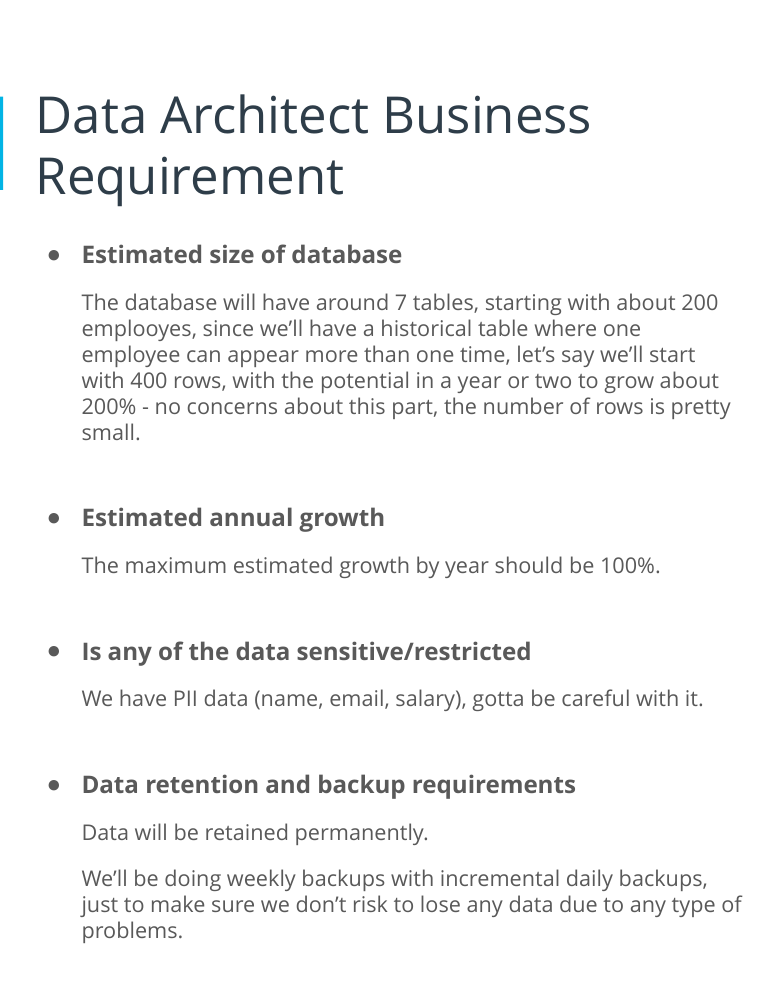
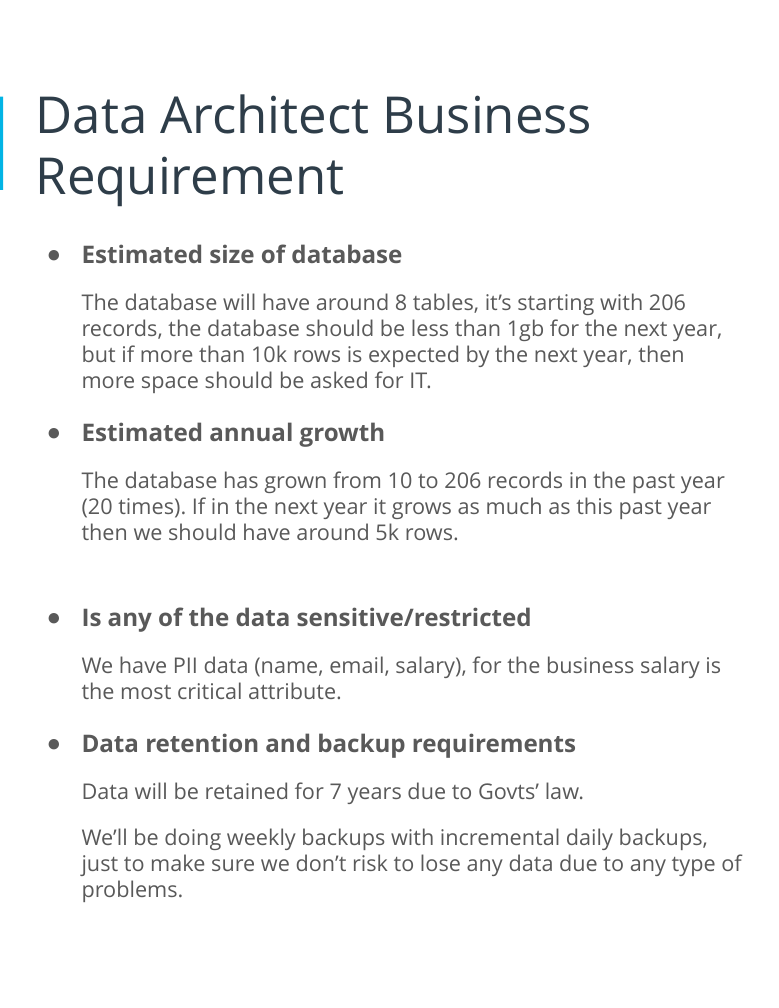
Before and after one commit to mattssll/udacity_data_architect, a slide deck: slide 6 of 1.Design_HR_DB_Pgresql/Mateus_Presentation_HRSystem.pptx. Drawn at 779x1008 pixels with LibreOffice and Linux fonts; fonts in the diff are those of the drawing. Boxes give left, top, right and bottom in pixels: in the first picture for what was removed or moved away, otherwise in the second. Text is boxed around its words. In the diff, an @@ line names an element or a change of style, - is before the commit and + after.

```diff
--- a/1.Design_HR_DB_Pgresql/Mateus_Presentation_HRSystem.pptx
+++ b/1.Design_HR_DB_Pgresql/Mateus_Presentation_HRSystem.pptx
@@ text at [82,293,722,393]: text changed @@
-The database will have around 7 tables, starting with about 200 emplooyes, since we’ll have a historical table where one employee can appear more than one time, let’s say we’ll start with 400 rows, with the potential in a year or two to grow about 200% - no concerns about this part, the number of rows is pretty small.
+The database will have around 8 tables, it’s starting with 206 records, the database should be less than 1gb for the next year, but if more than 10k rows is expected by the next year, then more space should be asked for IT.
@@ text at [82,471,725,540]: text changed @@
-The maximum estimated growth by year should be 100%.
+The database has grown from 10 to 206 records in the past year (20 times). If in the next year it grows as much as this past year then we should have around 5k rows.
@@ text at [82,656,721,699]: text changed @@
-We have PII data (name, email, salary), gotta be careful with it.
+We have PII data (name, email, salary), for the business salary is the most critical attribute.
@@ text at [82,782,584,804]: text changed @@
-Data will be retained permanently.
+Data will be retained for 7 years due to Govts’ law.
```
Also in this commit, not shown: 6 other slides changed, 2 other files.
